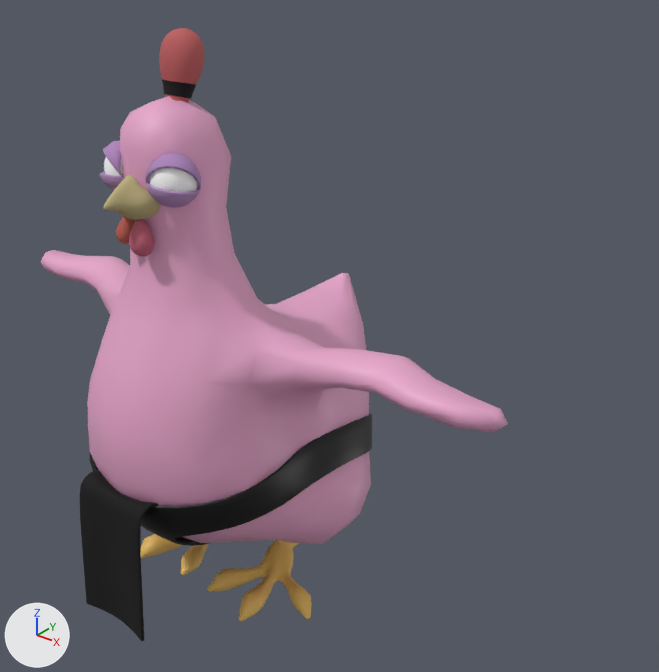
What one commit did to the FBX model Assets/Devs/GuillaumeF/BigNugget.fbx.
The view is the same before and after, from a 50 mm lens placed at (0.029, -0.029, 0.0329), pointed at (0.0018, 0.0051, 0.0117). Arrows for +X, +Y and +Z are at lower left; the lights stay in place. Where no turn or scale is listed for an object, it has been applied to the vertices.

Script lines for the objects in view, before the commit:
```python
me_mesh = bpy.data.meshes.new('Mesh')
me_mesh.from_pydata(...)  # 2750 vertices, 2550 faces; spans x -0.0149..0.0149, y -0.0083..0.0093, z -0.0002..0.0279
me_mesh.materials.append(mat_bec_low)  # beige #bbae7d
me_mesh.materials.append(mat_chicken_eyes_low)  # white #ffffff
me_mesh.materials.append(mat_chicken_paupière_sup_low)  # purple #ad86bb
me_mesh.materials.append(mat_couille_droite_low)  # red #bb5e52
me_mesh.materials.append(mat_couille_gauche_low)  # pink #bb5e72
me_mesh.materials.append(mat_crête_cotogan_low)  # brown #bc5c5d
me_mesh.materials.append(mat_elastique_low)  # black #000000
me_mesh.materials.append(mat_material_009)  # orange #e7bc60
me_mesh.materials.append(mat_paupinf_low)  # purple #ae8abb
me_mesh.materials.append(mat_material3)  # pink #e7a6ca
me_mesh.materials.append(mat_material_010)  # black #000000
me_mesh_001 = bpy.data.meshes.new('Mesh.001')
me_mesh_001.from_pydata(...)  # 132 vertices, 125 faces; spans x -0.00209..0.00209, y -0.00926..-0.00721, z 0.00142..0.00846
me_mesh_001.materials.append(mat_sumo_low)  # black #000000
ob_belt = bpy.data.objects.new('Belt', me_mesh_001)
ob_belt.location = (0.0, 0.0, 0.0)
ob_chickenbody = bpy.data.objects.new('ChickenBody', me_mesh)
ob_chickenbody.location = (0.0, 0.0, 0.0)
```
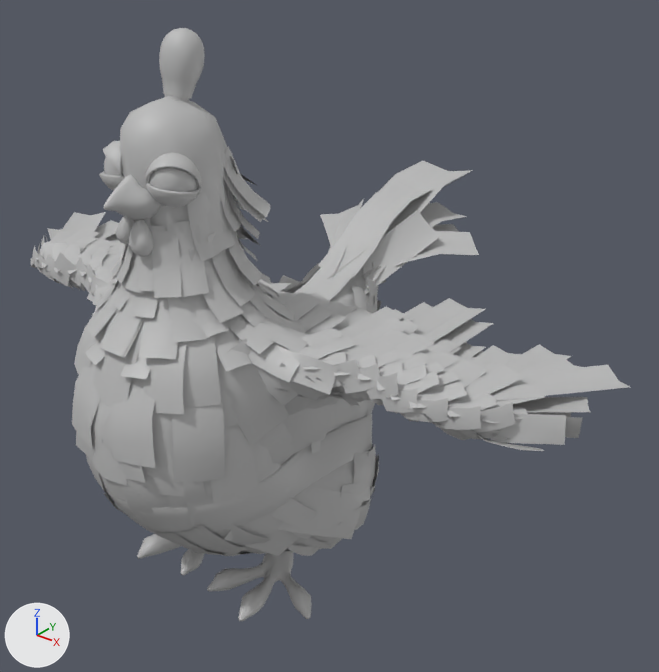
Changed parts and their boxes [x1, y1, x2, y2] in the pictures (659 x 672 px):
'Plumes_2', added: after [31, 146, 582, 556]
'Plumes_4', added: after [72, 161, 479, 556]
'Plumes_3', added: after [48, 212, 630, 413]
'Belt', deleted (black): before [80, 471, 159, 641]
part 1 of me_mesh, recoloured (beige to grey): [104, 174, 161, 220] in both
part 2 of me_mesh, recoloured (white to grey): [104, 157, 197, 192] in both
part 3 of me_mesh, recoloured (purple to grey): [103, 141, 201, 191] in both
part 4 of me_mesh, recoloured (brown to grey): [116, 216, 134, 244] in both
part 5 of me_mesh, recoloured (brown to grey): [129, 220, 153, 256] in both
part 6 of me_mesh, recoloured (brown to grey): [159, 28, 205, 102] in both
part 7 of me_mesh, recoloured (black to grey): [162, 80, 196, 98] in both
part 8 of me_mesh, recoloured (brown to grey): [141, 534, 312, 621] in both
part 9 of me_mesh, recoloured (purple to grey): [99, 171, 199, 208] in both
part 10 of me_mesh, recoloured (pink to grey): before [41, 96, 508, 544]; after [106, 96, 337, 388]
part 11 of me_mesh, recoloured (black to grey): [141, 414, 372, 543] in both

The change, as a diff of the scene's bpy script:
```diff
--- a/Assets/Devs/GuillaumeF/BigNugget.fbx.py
+++ b/Assets/Devs/GuillaumeF/BigNugget.fbx.py
@@ mat_maya_lambert1 @@
+mat_maya_lambert1 = principled_material('Maya_Lambert1')
+mat_maya_lambert1.base_color = (0.5, 0.5, 0.5)  # grey #bcbcbc
@@ mat_lambert3 @@
+mat_lambert3 = principled_material('lambert3')
+mat_lambert3.base_color = (0.5, 0.5, 0.5)  # grey #bcbcbc
@@ me_mesh @@
 me_mesh.from_pydata(...)  # 2750 vertices, 2550 faces; spans x -0.0149..0.0149, y -0.0083..0.0093, z -0.0002..0.0279
 # used by ob_chickenbody; location = (0.0, 0.0, 0.0)
+# me_mesh part 1: all 186 faces that had it switch from mat_bec_low (beige #bbae7d) to mat_maya_lambert1 (grey #bcbcbc)
+# me_mesh part 2: all 116 faces that had it switch from mat_chicken_eyes_low (white #ffffff) to mat_maya_lambert1 (grey #bcbcbc)
+# me_mesh part 3: all 162 faces that had it switch from mat_chicken_paupière_sup_low (purple #ad86bb) to mat_maya_lambert1 (grey #bcbcbc)
+# me_mesh part 4: all 108 faces that had it switch from mat_couille_droite_low (red #bb5e52) to mat_maya_lambert1 (grey #bcbcbc)
+# me_mesh part 5: all 94 faces that had it switch from mat_couille_gauche_low (pink #bb5e72) to mat_maya_lambert1 (grey #bcbcbc)
+# me_mesh part 6: all 178 faces that had it switch from mat_crête_cotogan_low (brown #bc5c5d) to mat_maya_lambert1 (grey #bcbcbc)
+# me_mesh part 7: all 48 faces that had it switch from mat_elastique_low (black #000000) to mat_maya_lambert1 (grey #bcbcbc)
+# me_mesh part 8: all 760 faces that had it switch from mat_material_009 (orange #e7bc60) to mat_maya_lambert1 (grey #bcbcbc)
+# me_mesh part 9: all 198 faces that had it switch from mat_paupinf_low (purple #ae8abb) to mat_maya_lambert1 (grey #bcbcbc)
+# me_mesh part 10: all 392 faces that had it switch from mat_material3 (pink #e7a6ca) to mat_maya_lambert1 (grey #bcbcbc)
+# me_mesh part 11: all 308 faces that had it switch from mat_material_010 (black #000000) to mat_maya_lambert1 (grey #bcbcbc)
@@ me_mesh_003 @@
+me_mesh_003.from_pydata(...)  # 5428 vertices, 2896 faces; spans x -0.0175..0.0174, y -0.0078..0.0094, z 0.0014..0.0232
+me_mesh_003.materials.append(mat_lambert3)  # grey #bcbcbc
@@ me_mesh_001_1 @@
+me_mesh_001_1.from_pydata(...)  # 3146 vertices, 1684 faces; spans x -0.0075..0.0075, y -0.0087..0.0193, z 0.0017..0.0177
+me_mesh_001_1.materials.append(mat_lambert3)  # grey #bcbcbc
@@ me_mesh_002 @@
+me_mesh_002.from_pydata(...)  # 810 vertices, 432 faces; spans x -0.0183..0.0182, y -0.0009..0.0081, z 0.0127..0.0148
+me_mesh_002.materials.append(mat_lambert3)  # grey #bcbcbc
@@ ob_belt @@
-ob_belt = bpy.data.objects.new('Belt', me_mesh_001)
-ob_belt.location = (0.0, 0.0, 0.0)
@@ ob_plumes_2 @@
+ob_plumes_2 = bpy.data.objects.new('Plumes_2', me_mesh_003)
+ob_plumes_2.location = (0.0, 0.0, 0.0)
@@ ob_plumes_4 @@
+ob_plumes_4 = bpy.data.objects.new('Plumes_4', me_mesh_001_1)
+ob_plumes_4.location = (0.0, 0.0, 0.0)
@@ ob_plumes_3 @@
+ob_plumes_3 = bpy.data.objects.new('Plumes_3', me_mesh_002)
+ob_plumes_3.location = (0.0, 0.0, 0.0)
```
